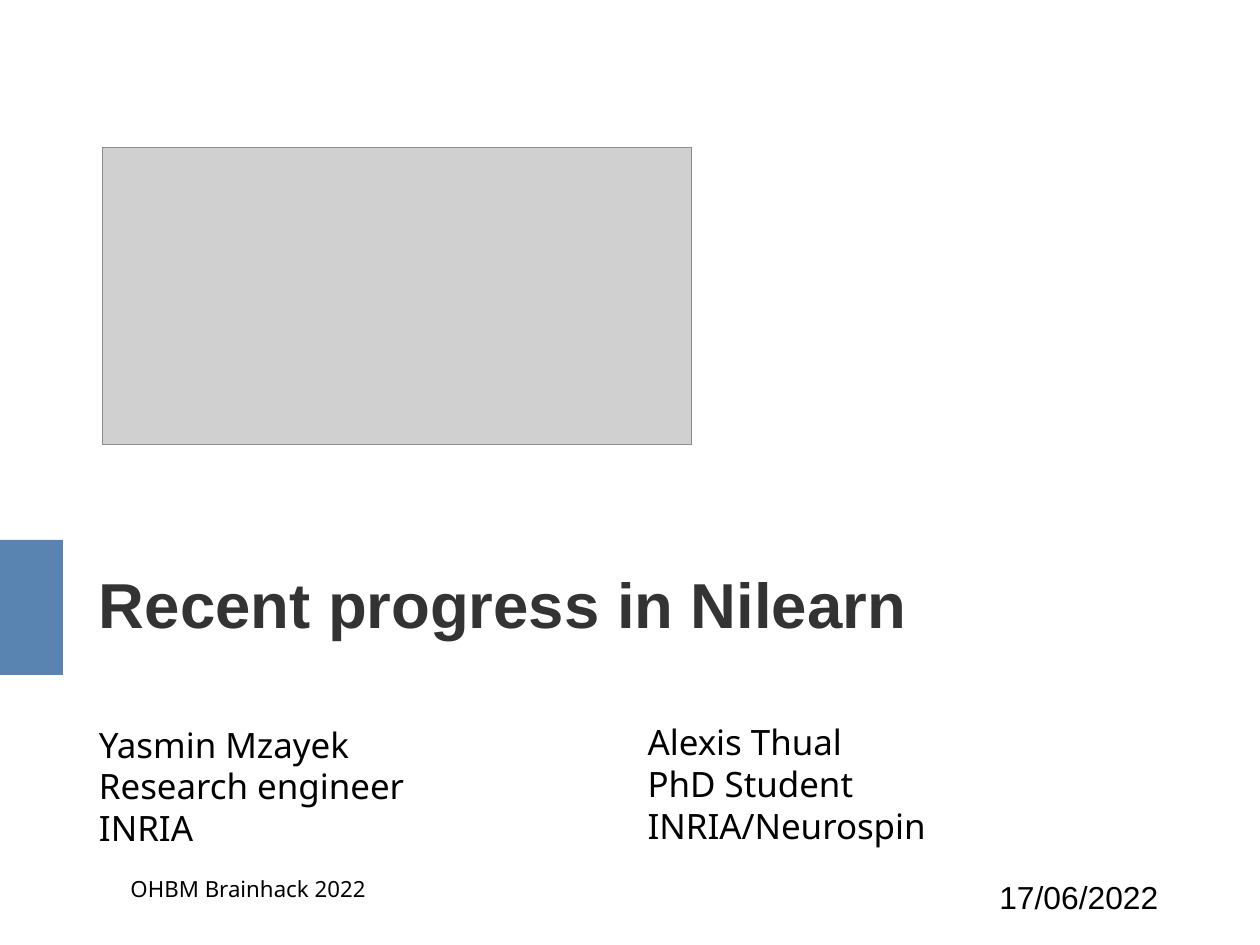
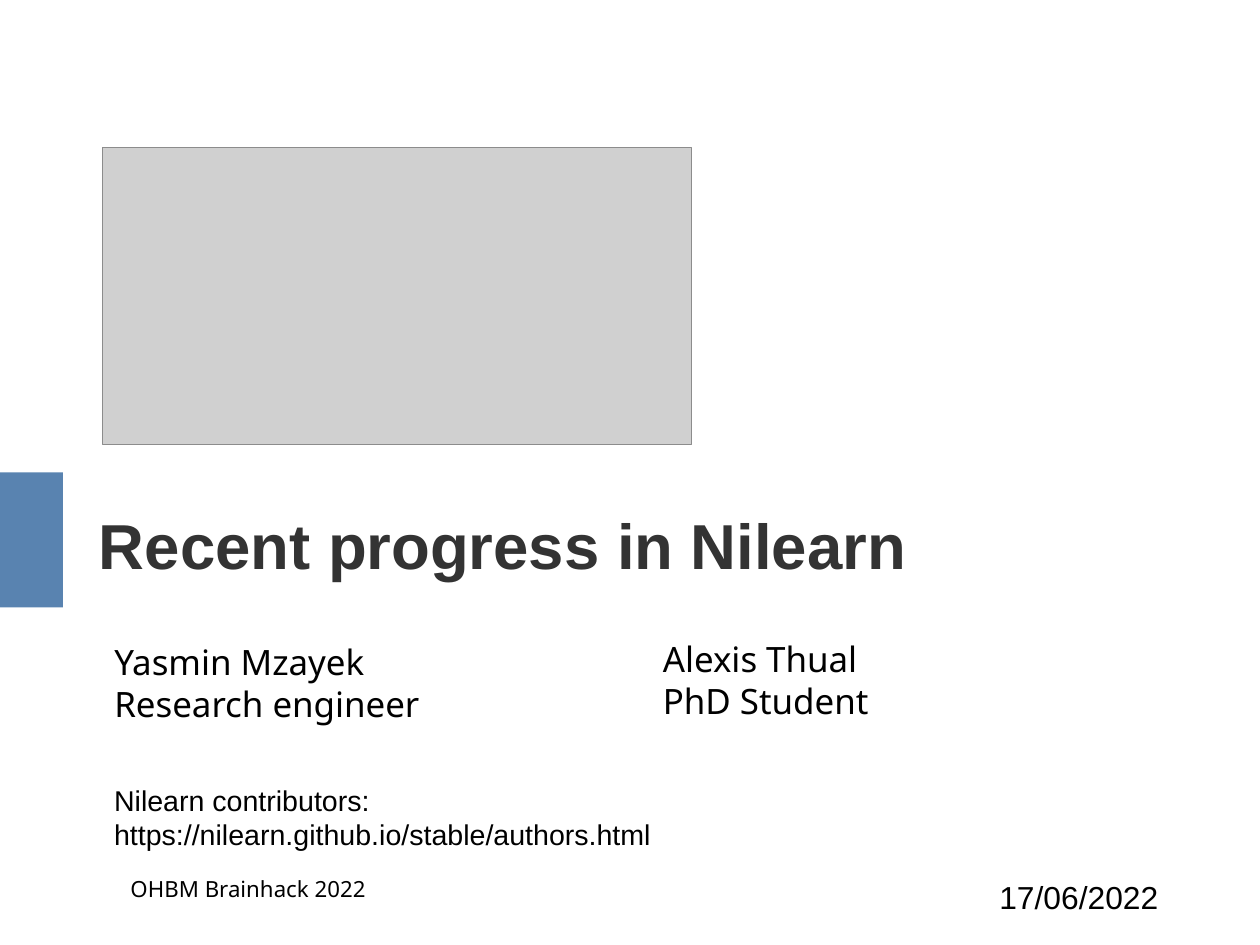
Before and after one commit to ymzayek/nilearn-materials, a slide deck: slide 1 of OHBMBrainhack2022/NilearnBrainhack2022.odp. Drawn at 1260x945 pixels with LibreOffice and Linux fonts; fonts in the diff are those of the drawing; grey boxes stand for pictures. Boxes give left, top, right and bottom in pixels: in the first picture for what was removed or moved away, otherwise in the second. Text is boxed around its words. In the diff, an @@ line names an element or a change of style, - is before the commit and + after.

Commit message:
Added link to contributors page

```diff
--- a/OHBMBrainhack2022/NilearnBrainhack2022.odp
+++ b/OHBMBrainhack2022/NilearnBrainhack2022.odp
@@ title "Recent progress in Nilearn": place and size @@
-title "Recent progress in Nilearn" at [99, 582, 906, 640]
+title "Recent progress in Nilearn" at [99, 523, 906, 581]
@@ rectangle: place and size @@
-rectangle at [0, 540, 63, 675]
+rectangle at [0, 472, 63, 607]
@@ subtitle "Yasmin Mzayek": place and size @@
-subtitle "Yasmin Mzayek" at [99, 731, 404, 841]
+subtitle "Yasmin Mzayek" at [114, 648, 420, 726]
@@ text "Alexis Thual": place and size @@
-text "Alexis Thual" at [648, 728, 926, 848]
+text "Alexis Thual" at [663, 645, 868, 715]
@@ text added at [114, 790, 650, 851], 18 pt, text #000000 @@
+Nilearn contributors: https://nilearn.github.io/stable/authors.html
@@ subtitle at [99, 816, 193, 841]: paragraph removed @@
-INRIA
@@ text at [648, 813, 926, 848]: paragraph removed @@
-INRIA/Neurospin
```
Also in this commit, not shown: 1 other slide changed, 1 other file.
